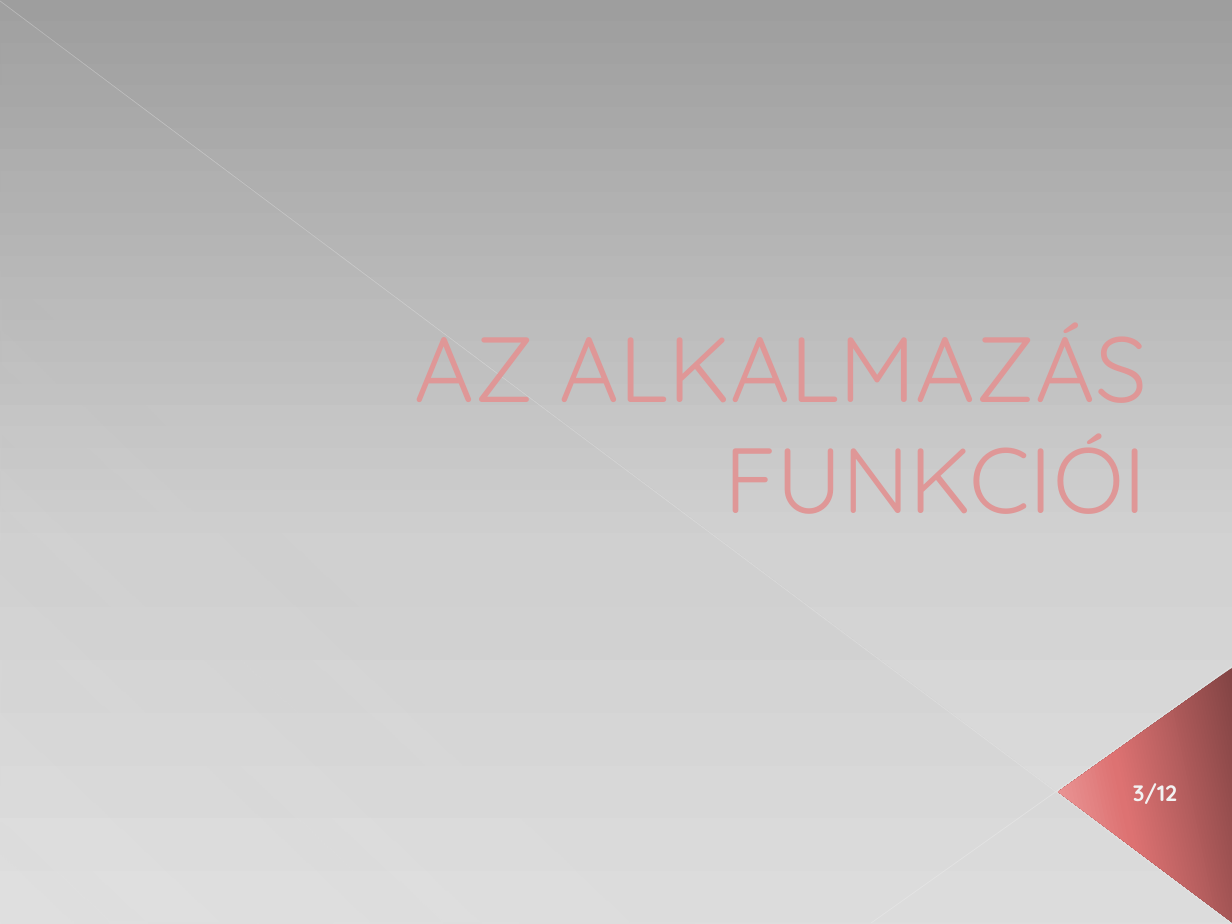
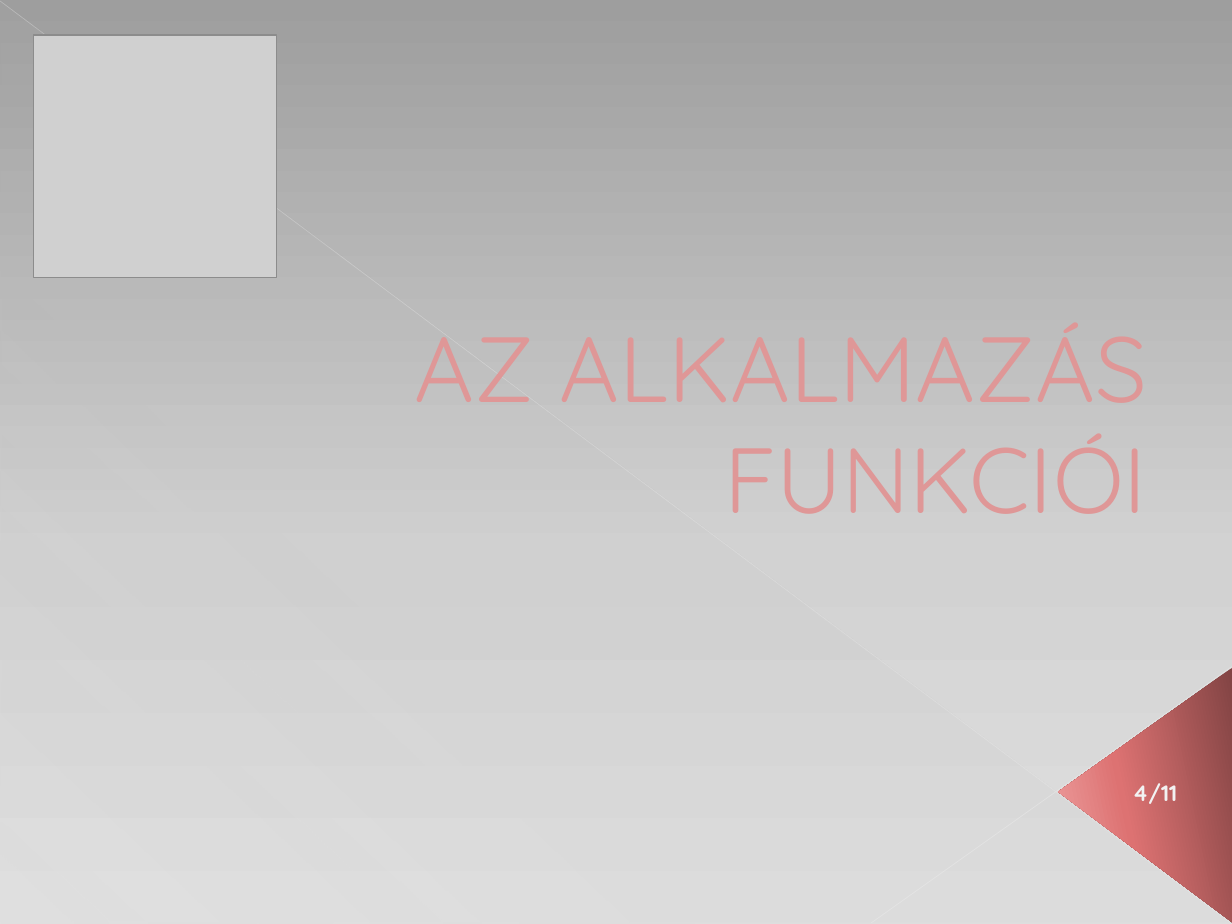
Before and after one commit to horeczky95/Szakdolgozat, a slide deck: slide 5 of ANTIKVÁR KÖNYVESBOLT.pptx. Drawn at 1232x924 pixels with LibreOffice and Linux fonts; fonts in the diff are those of the drawing; grey boxes stand for pictures. Boxes give left, top, right and bottom in pixels: in the first picture for what was removed or moved away, otherwise in the second. Text is boxed around its words. In the diff, an @@ line names an element or a change of style, - is before the commit and + after.

```diff
--- a/ANTIKVÁR KÖNYVESBOLT.pptx
+++ b/ANTIKVÁR KÖNYVESBOLT.pptx
@@ picture added at bbox=[34, 36, 277, 278] @@
@@ text at bbox=[1133, 783, 1177, 804]: text changed @@
-3/12
+4/11
```
Also in this commit, not shown: 6 other slides changed, 6 slides added, 7 slides removed, 17 other files.
